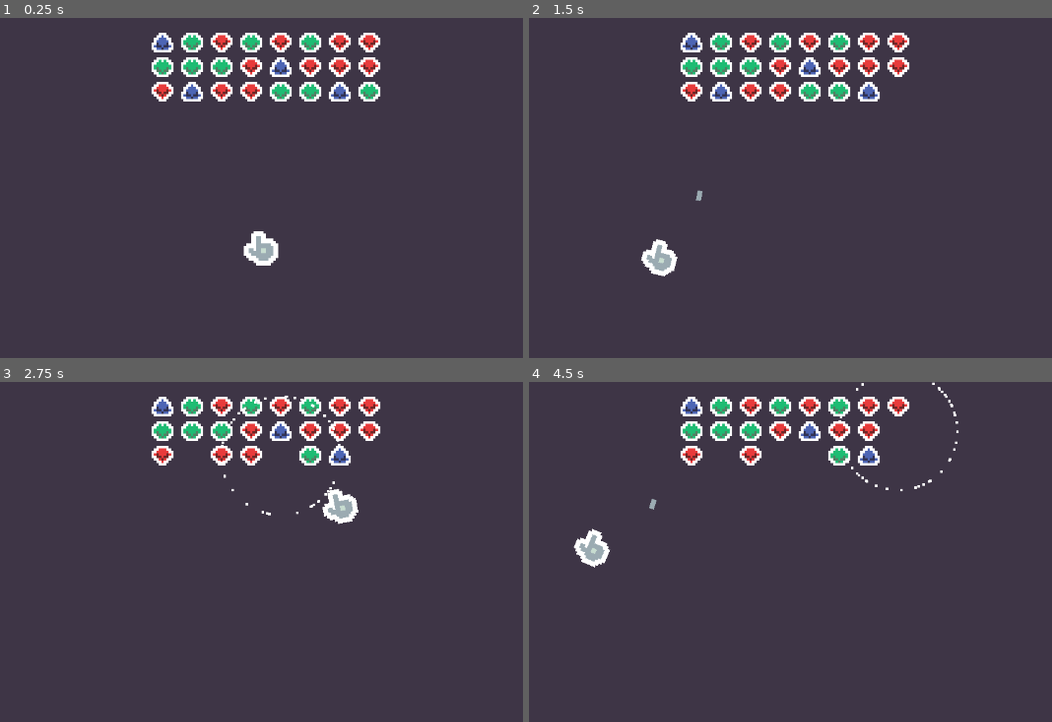
Above: before the commit, frames 1-4 (two rows, left to right).
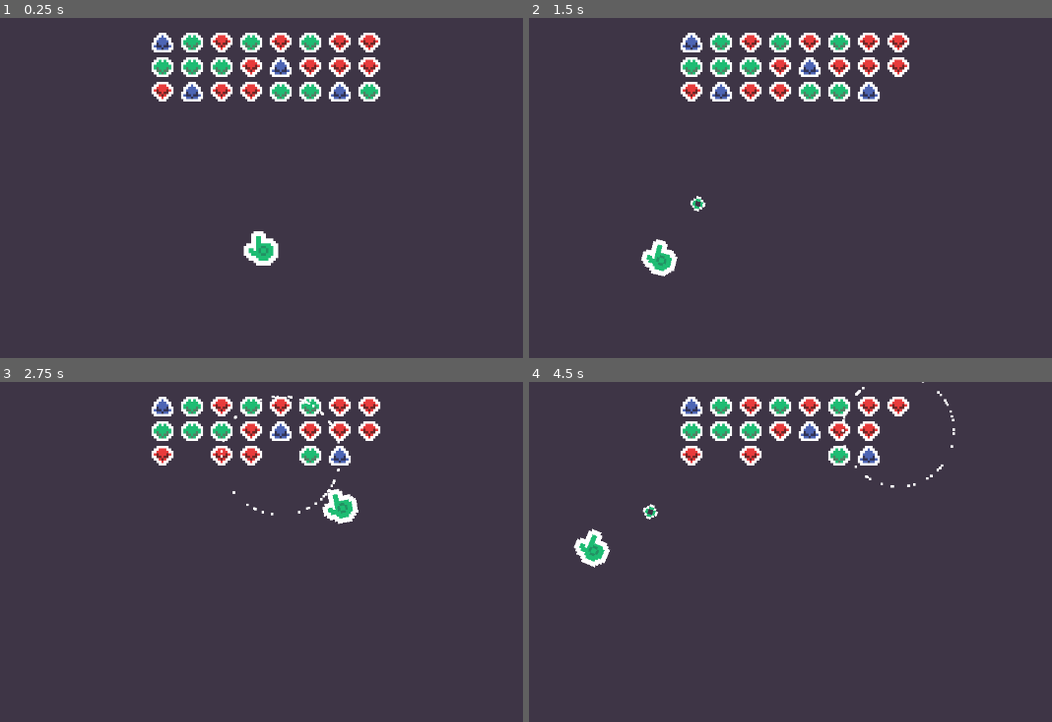
Above: after the commit, the same moments.

Repository: mrbartchak/rgb-game
Game: Godot game, scene res://scenes/Main.tscn
Same seed, same stepped clock (60 frames per second), same inputs: the game is played once before the commit and once after it.
Inputs (mouse positions are in pixels of both pictures, inside the frame that each line leads up to):
- Up to frame 1 (0.25 s): no input
- Up to frame 2 (1.5 s): move the mouse to (963, 218) at 0.52 s; click (963, 218) at 0.67 s; move the mouse to (633, 262) at 1.27 s; click (633, 262) at 1.42 s
- Up to frame 3 (2.75 s): move the mouse to (339, 504) at 2.02 s; click (339, 504) at 2.17 s
- Up to frame 4 (4.5 s): move the mouse to (748, 691) at 2.77 s; click (748, 691) at 2.92 s; move the mouse to (1025, 671) at 3.52 s; click (1025, 671) at 3.67 s; move the mouse to (555, 538) at 4.27 s; click (555, 538) at 4.42 s

The runs differ from the first frame. In frame 1, 0.2% of the frame differs, in the area x 47-53%, y 64-72%; in frame 2, 0.3%; in frame 3, 0.4%; in frame 4, 0.6%, in the area x 9-83%, y 0-53%.

Commit message:
plane edits

Diff:
--- a/resources/bullets/BaseBullet.tres
+++ b/resources/bullets/BaseBullet.tres
@@ -1,7 +1,7 @@
 [gd_resource type="Resource" script_class="BulletStats" load_steps=3 format=3 uid="uid://da3mb7pvxtinp"]
 
 [ext_resource type="Script" uid="uid://c3053f5tx0sgw" path="res://resources/bullets/BulletStats.gd" id="1_xo6we"]
-[ext_resource type="Texture2D" uid="uid://rr00iegxkfxl" path="res://assets/sprites/bullet_base2.png" id="2_xo6we"]
+[ext_resource type="Texture2D" uid="uid://rr00iegxkfxl" path="res://assets/sprites/bullets/bullet_base2.png" id="2_xo6we"]
 
 [resource]
 script = ExtResource("1_xo6we")
--- /dev/null
+++ b/resources/bullets/BlueBullet.tres
@@ -0,0 +1,10 @@
+[gd_resource type="Resource" script_class="BulletStats" load_steps=3 format=3 uid="uid://dtmvpc8h3gv0y"]
+
+[ext_resource type="Script" uid="uid://c3053f5tx0sgw" path="res://resources/bullets/BulletStats.gd" id="1_gyy17"]
+[ext_resource type="Texture2D" uid="uid://rcxdecd6a1rd" path="res://assets/sprites/bullets/bullet_blue.png" id="2_lt0uf"]
+
+[resource]
+script = ExtResource("1_gyy17")
+name = "Blue Bullet"
+texture = ExtResource("2_lt0uf")
+metadata/_custom_type_script = "uid://c3053f5tx0sgw"
--- /dev/null
+++ b/resources/bullets/GreenBullet.tres
@@ -0,0 +1,10 @@
+[gd_resource type="Resource" script_class="BulletStats" load_steps=3 format=3 uid="uid://div0y7f4kxwe3"]
+
+[ext_resource type="Script" uid="uid://c3053f5tx0sgw" path="res://resources/bullets/BulletStats.gd" id="1_6i1ms"]
+[ext_resource type="Texture2D" uid="uid://6ge3y5fr8ewk" path="res://assets/sprites/bullets/bullet_green.png" id="2_her0f"]
+
+[resource]
+script = ExtResource("1_6i1ms")
+name = "Green Bullet"
+texture = ExtResource("2_her0f")
+metadata/_custom_type_script = "uid://c3053f5tx0sgw"
--- /dev/null
+++ b/resources/bullets/RedBullet.tres
@@ -0,0 +1,10 @@
+[gd_resource type="Resource" script_class="BulletStats" load_steps=3 format=3 uid="uid://cnn13xiljq525"]
+
+[ext_resource type="Script" uid="uid://c3053f5tx0sgw" path="res://resources/bullets/BulletStats.gd" id="1_s2imr"]
+[ext_resource type="Texture2D" uid="uid://h4wxhc54pn14" path="res://assets/sprites/bullets/bullet_red.png" id="2_ltqmd"]
+
+[resource]
+script = ExtResource("1_s2imr")
+name = "Red Bullet"
+texture = ExtResource("2_ltqmd")
+metadata/_custom_type_script = "uid://c3053f5tx0sgw"
--- a/resources/enemies/BlueEnemy.tres
+++ b/resources/enemies/BlueEnemy.tres
@@ -1,7 +1,7 @@
 [gd_resource type="Resource" script_class="EnemyStats" load_steps=3 format=3 uid="uid://2mn5xk8fc3nn"]
 
 [ext_resource type="Script" uid="uid://cwrlpd5rei81w" path="res://resources/enemies/EnemyStats.gd" id="1_2d642"]
-[ext_resource type="Texture2D" uid="uid://ditv1p6uih16a" path="res://assets/sprites/enemy_blue.png" id="2_2d642"]
+[ext_resource type="Texture2D" uid="uid://ditv1p6uih16a" path="res://assets/sprites/enemies/enemy_blue.png" id="2_2d642"]
 
 [resource]
 script = ExtResource("1_2d642")
--- a/resources/enemies/GreenEnemy.tres
+++ b/resources/enemies/GreenEnemy.tres
@@ -1,7 +1,7 @@
 [gd_resource type="Resource" script_class="EnemyStats" load_steps=3 format=3 uid="uid://clgrxonchgeed"]
 
 [ext_resource type="Script" uid="uid://cwrlpd5rei81w" path="res://resources/enemies/EnemyStats.gd" id="1_3ruyt"]
-[ext_resource type="Texture2D" uid="uid://qdnq4kepvn1w" path="res://assets/sprites/enemy_green.png" id="2_3ruyt"]
+[ext_resource type="Texture2D" uid="uid://qdnq4kepvn1w" path="res://assets/sprites/enemies/enemy_green.png" id="2_3ruyt"]
 
 [resource]
 script = ExtResource("1_3ruyt")
--- a/resources/enemies/RedEnemy.tres
+++ b/resources/enemies/RedEnemy.tres
@@ -1,7 +1,7 @@
 [gd_resource type="Resource" script_class="EnemyStats" load_steps=3 format=3 uid="uid://cmw5sp0ltsbeo"]
 
 [ext_resource type="Script" uid="uid://cwrlpd5rei81w" path="res://resources/enemies/EnemyStats.gd" id="1_m2yjb"]
-[ext_resource type="Texture2D" uid="uid://irl8chj1ph6r" path="res://assets/sprites/enemy_red.png" id="2_j7vke"]
+[ext_resource type="Texture2D" uid="uid://irl8chj1ph6r" path="res://assets/sprites/enemies/enemy_red.png" id="2_j7vke"]
 
 [resource]
 script = ExtResource("1_m2yjb")
--- a/resources/hands/BaseHand.tres
+++ b/resources/hands/BaseHand.tres
@@ -2,7 +2,7 @@
 
 [ext_resource type="Resource" uid="uid://da3mb7pvxtinp" path="res://resources/bullets/BaseBullet.tres" id="1_u1du1"]
 [ext_resource type="Script" uid="uid://cnbo5gpkmid00" path="res://resources/hands/HandStats.gd" id="1_wl2k7"]
-[ext_resource type="Texture2D" uid="uid://uvp4p6sdpgns" path="res://assets/sprites/hand_base.png" id="2_7q845"]
+[ext_resource type="Texture2D" uid="uid://uvp4p6sdpgns" path="res://assets/sprites/hands/hand_base.png" id="2_7q845"]
 
 [resource]
 script = ExtResource("1_wl2k7")
--- /dev/null
+++ b/resources/hands/BlueHand.tres
@@ -0,0 +1,12 @@
+[gd_resource type="Resource" script_class="HandStats" load_steps=4 format=3 uid="uid://cohoh6uim32r1"]
+
+[ext_resource type="Resource" uid="uid://dtmvpc8h3gv0y" path="res://resources/bullets/BlueBullet.tres" id="1_q51hm"]
+[ext_resource type="Script" uid="uid://cnbo5gpkmid00" path="res://resources/hands/HandStats.gd" id="1_ro5kb"]
+[ext_resource type="Texture2D" uid="uid://qduxc30kgr8w" path="res://assets/sprites/hands/hand_blue.png" id="3_op0e7"]
+
+[resource]
+script = ExtResource("1_ro5kb")
+name = "Blue Hand"
+bullet_type = ExtResource("1_q51hm")
+texture = ExtResource("3_op0e7")
+metadata/_custom_type_script = "uid://cnbo5gpkmid00"
--- /dev/null
+++ b/resources/hands/GreenHand.tres
@@ -0,0 +1,12 @@
+[gd_resource type="Resource" script_class="HandStats" load_steps=4 format=3 uid="uid://c130xdna86i4c"]
+
+[ext_resource type="Script" uid="uid://cnbo5gpkmid00" path="res://resources/hands/HandStats.gd" id="1_f0dah"]
+[ext_resource type="Resource" uid="uid://div0y7f4kxwe3" path="res://resources/bullets/GreenBullet.tres" id="1_xcdiv"]
+[ext_resource type="Texture2D" uid="uid://43fu06v2ifcu" path="res://assets/sprites/hands/hand_green.png" id="3_v5p1w"]
+
+[resource]
+script = ExtResource("1_f0dah")
+name = "Green Hand"
+bullet_type = ExtResource("1_xcdiv")
+texture = ExtResource("3_v5p1w")
+metadata/_custom_type_script = "uid://cnbo5gpkmid00"
--- /dev/null
+++ b/resources/hands/RedHand.tres
@@ -0,0 +1,12 @@
+[gd_resource type="Resource" script_class="HandStats" load_steps=4 format=3 uid="uid://7yaa5guwjck"]
+
+[ext_resource type="Resource" uid="uid://cnn13xiljq525" path="res://resources/bullets/RedBullet.tres" id="1_5ckvd"]
+[ext_resource type="Script" uid="uid://cnbo5gpkmid00" path="res://resources/hands/HandStats.gd" id="1_p4bdf"]
+[ext_resource type="Texture2D" uid="uid://yb3yviqh5uko" path="res://assets/sprites/hands/hand_red.png" id="3_trkd1"]
+
+[resource]
+script = ExtResource("1_p4bdf")
+name = "Red Hand"
+bullet_type = ExtResource("1_5ckvd")
+texture = ExtResource("3_trkd1")
+metadata/_custom_type_script = "uid://cnbo5gpkmid00"
--- a/scenes/Bullet.tscn
+++ b/scenes/Bullet.tscn
@@ -2,7 +2,7 @@
 
 [ext_resource type="Script" uid="uid://b4e2mmvbm8sk8" path="res://scripts/Bullet.gd" id="1_p1sfj"]
 [ext_resource type="Resource" uid="uid://da3mb7pvxtinp" path="res://resources/bullets/BaseBullet.tres" id="2_4utqk"]
-[ext_resource type="Texture2D" uid="uid://rr00iegxkfxl" path="res://assets/sprites/bullet_base2.png" id="3_51h0o"]
+[ext_resource type="Texture2D" uid="uid://rr00iegxkfxl" path="res://assets/sprites/bullets/bullet_base2.png" id="3_51h0o"]
 
 [sub_resource type="CapsuleShape2D" id="CapsuleShape2D_2ropf"]
 radius = 2.0
--- a/scenes/Enemy.tscn
+++ b/scenes/Enemy.tscn
@@ -1,7 +1,7 @@
 [gd_scene load_steps=5 format=3 uid="uid://bgjurhtomgk5"]
 
 [ext_resource type="Script" uid="uid://c2uym47m5tlbg" path="res://scripts/Enemy.gd" id="1_55jtl"]
-[ext_resource type="Texture2D" uid="uid://qdnq4kepvn1w" path="res://assets/sprites/enemy_green.png" id="2_mpr68"]
+[ext_resource type="Texture2D" uid="uid://qdnq4kepvn1w" path="res://assets/sprites/enemies/enemy_green.png" id="2_mpr68"]
 
 [sub_resource type="CircleShape2D" id="CircleShape2D_ft8do"]
 radius = 4.0
--- a/scenes/Hand.tscn
+++ b/scenes/Hand.tscn
@@ -1,10 +1,10 @@
 [gd_scene load_steps=6 format=3 uid="uid://dvlsxfw51on8v"]
 
-[ext_resource type="Texture2D" uid="uid://uvp4p6sdpgns" path="res://assets/sprites/hand_base.png" id="1_bw2j2"]
+[ext_resource type="Texture2D" uid="uid://uvp4p6sdpgns" path="res://assets/sprites/hands/hand_base.png" id="1_bw2j2"]
 [ext_resource type="Script" uid="uid://c2g7psji6v7qs" path="res://scripts/Hand.gd" id="1_vchyo"]
 [ext_resource type="Resource" uid="uid://hulmck8horhc" path="res://resources/hands/BaseHand.tres" id="2_co447"]
 [ext_resource type="PackedScene" uid="uid://b7jpvwe3uj0pt" path="res://scenes/Bullet.tscn" id="3_oym42"]
-[ext_resource type="AudioStream" uid="uid://ccowupubrgnns" path="res://assets/laserShoot.wav" id="5_fx8y4"]
+[ext_resource type="AudioStream" uid="uid://ccowupubrgnns" path="res://assets/audio/laserShoot.wav" id="5_fx8y4"]
 
 [node name="Hand" type="Sprite2D"]
 texture = ExtResource("1_bw2j2")
--- a/scenes/Main.tscn
+++ b/scenes/Main.tscn
@@ -1,11 +1,17 @@
-[gd_scene load_steps=3 format=3 uid="uid://cqrt6l4gkc6l6"]
+[gd_scene load_steps=8 format=3 uid="uid://cqrt6l4gkc6l6"]
 
 [ext_resource type="PackedScene" uid="uid://dvlsxfw51on8v" path="res://scenes/Hand.tscn" id="1_elqb8"]
+[ext_resource type="Script" uid="uid://cnbo5gpkmid00" path="res://resources/hands/HandStats.gd" id="2_0bbpv"]
+[ext_resource type="Resource" uid="uid://hulmck8horhc" path="res://resources/hands/BaseHand.tres" id="3_nxtc6"]
+[ext_resource type="Resource" uid="uid://7yaa5guwjck" path="res://resources/hands/RedHand.tres" id="4_jlsqs"]
 [ext_resource type="PackedScene" uid="uid://vikhvm0qgvh4" path="res://scenes/EnemySpawner.tscn" id="4_rarhs"]
+[ext_resource type="Resource" uid="uid://c130xdna86i4c" path="res://resources/hands/GreenHand.tres" id="5_q8u5g"]
+[ext_resource type="Resource" uid="uid://cohoh6uim32r1" path="res://resources/hands/BlueHand.tres" id="6_lhr70"]
 
 [node name="Main" type="Node2D"]
 
 [node name="Hand" parent="." instance=ExtResource("1_elqb8")]
 position = Vector2(159, 159)
+hand_stats = Array[ExtResource("2_0bbpv")]([ExtResource("3_nxtc6"), ExtResource("4_jlsqs"), ExtResource("5_q8u5g"), ExtResource("6_lhr70")])
 
 [node name="EnemySpawner" parent="." instance=ExtResource("4_rarhs")]
--- a/scripts/Hand.gd
+++ b/scripts/Hand.gd
@@ -1,14 +1,15 @@
 extends Sprite2D
 
-@export var hand_stats: HandStats
+@export var hand_stats: Array[HandStats]
 @export var bullet_scene: PackedScene
 var current_bullet: BulletStats
 var movement_speed: float = 10.5
 
 func _ready() -> void:
 	Input.mouse_mode = Input.MOUSE_MODE_HIDDEN
-	texture = hand_stats.texture
-	current_bullet = hand_stats.bullet_type
+	var current_hand = hand_stats.pick_random()
+	texture = current_hand.texture
+	current_bullet = current_hand.bullet_type
 
 func _physics_process(delta):
 	global_position = global_position.lerp(get_viewport().get_mouse_position(), movement_speed * delta)
Not shown, changed: assets/audio/laserShoot.wav.import
Renamed: assets/sprites/bullet_base.png -> assets/sprites/bullets/bullet_base.png
Not shown, added: assets/sprites/bullets/bullet_base.png.import
Renamed: assets/sprites/bullet_base2.png -> assets/sprites/bullets/bullet_base2.png
Not shown, changed: assets/sprites/bullets/bullet_base2.png.import
Binary file added: assets/sprites/bullets/bullet_blue.png
Not shown, changed: assets/sprites/bullets/bullet_blue.png.import
Binary file added: assets/sprites/bullets/bullet_green.png
Not shown, added: assets/sprites/bullets/bullet_green.png.import
Binary file added: assets/sprites/bullets/bullet_red.png
Not shown, changed: assets/sprites/bullets/bullet_red.png.import
Renamed: assets/sprites/enemy_blue.png -> assets/sprites/enemies/enemy_blue.png
(and 14 more such lines)
